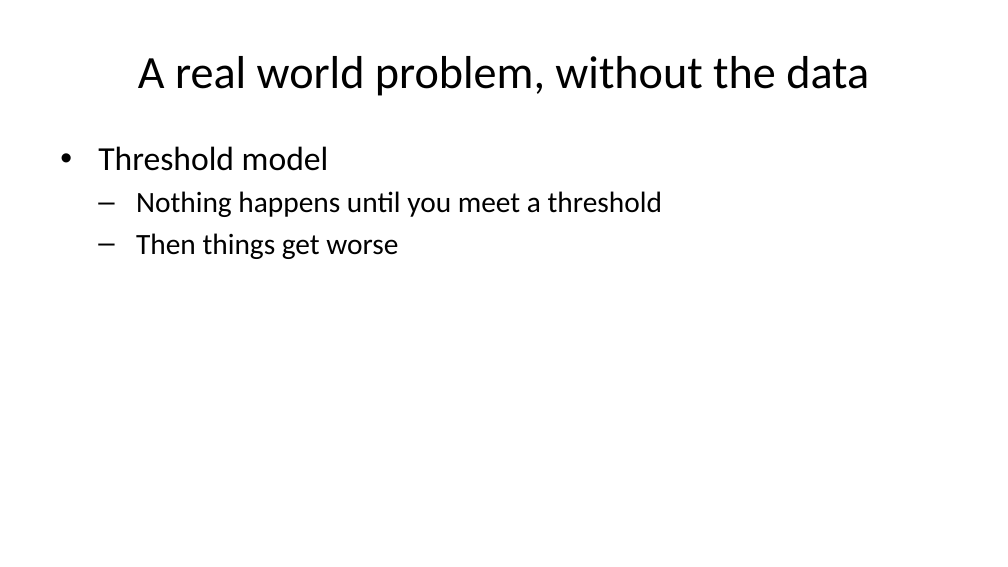
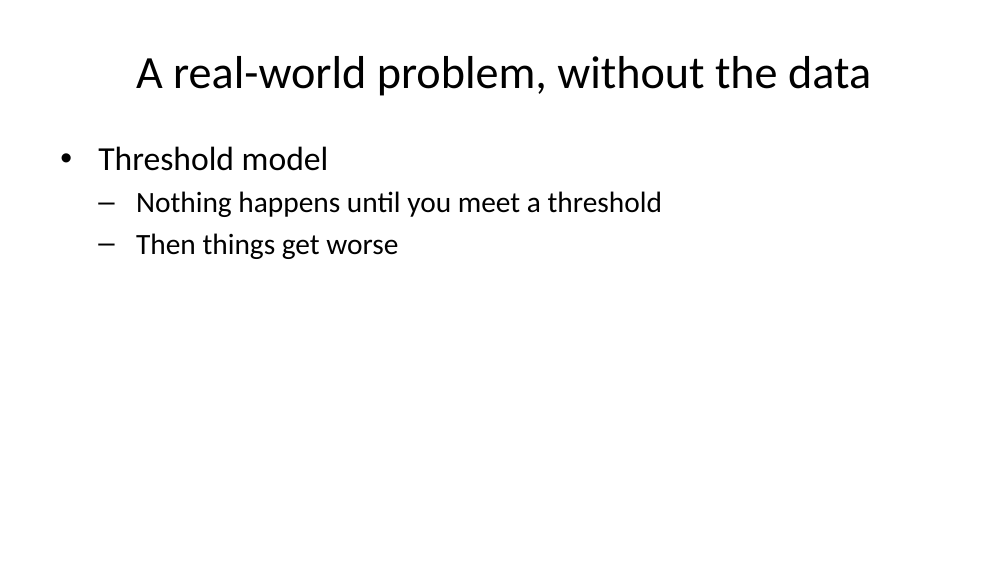
Before and after one commit to pmean/talks, a slide deck: slide 16 of splines/src/splines-slides-and-speaker-notes.pptx. Drawn at 1008x567 pixels with LibreOffice and Linux fonts; fonts in the diff are those of the drawing. Boxes give left, top, right and bottom in pixels: in the first picture for what was removed or moved away, otherwise in the second. Text is boxed around its words. In the diff, an @@ line names an element or a change of style, - is before the commit and + after.

```diff
--- a/splines/src/splines-slides-and-speaker-notes.pptx
+++ b/splines/src/splines-slides-and-speaker-notes.pptx
@@ title at [136, 56, 871, 96]: text changed @@
-A real world problem, without the data
+A real-world problem, without the data
```
Also in this commit, not shown: 10 other slides changed, 39 slides added, 50 slides removed, 8 other files.
